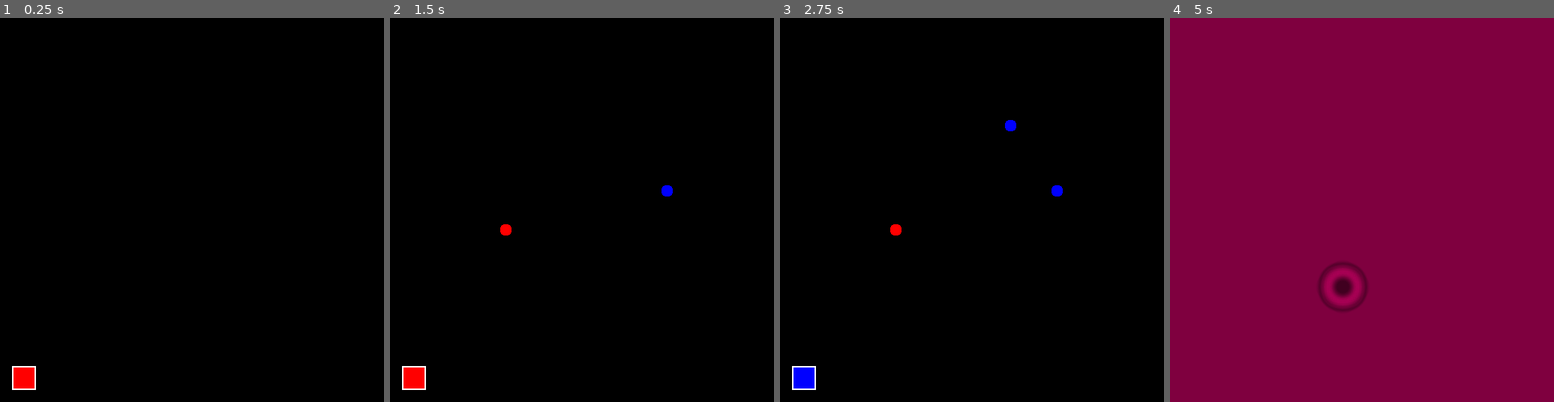
Above: before the commit, frames 1-4 (left to right).
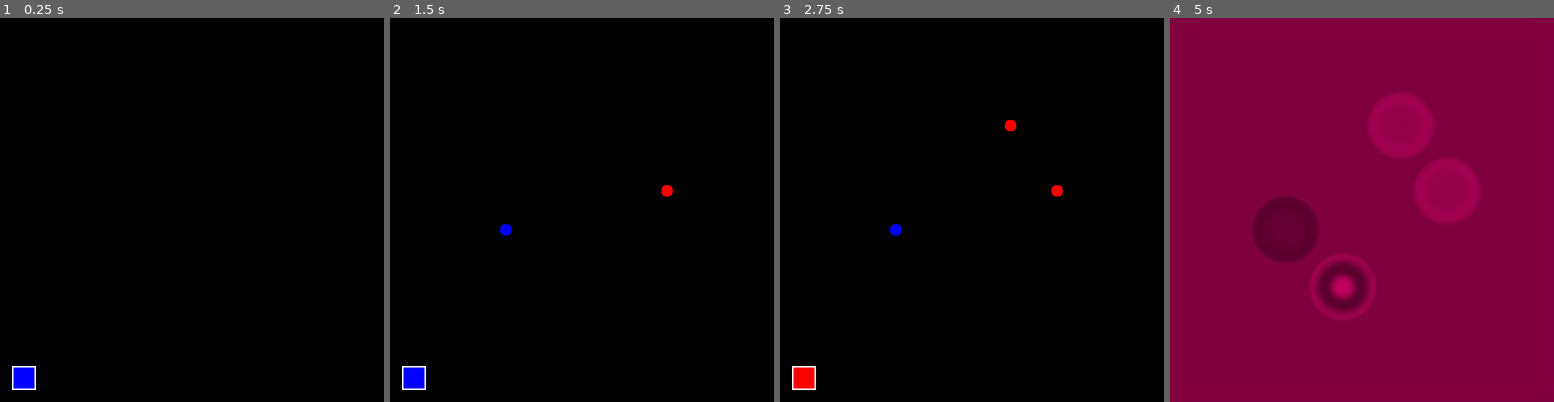
Above: after the commit, the same moments.

Repository: RoquefortCheese/wavesim
Game: Godot game, scene res://main.tscn
The game is run twice, just before and just after one commit, with the same random seed, the same clock (stepped at 60 frames per second) and the same inputs.
Inputs (mouse positions are in pixels of both pictures, inside the frame that each line leads up to):
- Up to frame 1 (0.25 s): no input
- Up to frame 2 (1.5 s): tap Enter at 0.5 s; move the mouse to (666, 190) at 0.52 s; hold Up (paletteup) 0.53-1.28 s; hold Shift (clear) 0.53-1.28 s; click (666, 190) at 0.67 s; tap Space (drawtoggle) at 1.25, 1.35 s; move the mouse to (505, 229) at 1.27 s; hold Down (pallettedown) from 1.28 s (still down); click (505, 229) at 1.42 s
- Up to frame 3 (2.75 s): tap Enter at 2 s; move the mouse to (1010, 125) at 2.02 s; release Down (pallettedown) at 2.03 s; hold Up (paletteup) from 2.03 s (still down); hold W (magnitoggle) from 2.03 s (still down); click (1010, 125) at 2.17 s
- Up to frame 4 (5 s): tap Space (drawtoggle) at 2.75 s; move the mouse to (1342, 286) at 2.77 s; release W (magnitoggle) at 2.78 s; tap Shift (clear) at 2.85 s; click (1342, 286) at 2.92 s; tap Enter at 3.5 s; move the mouse to (1477, 267) at 3.52 s; release Up (paletteup) at 3.53 s; hold Space (drawtoggle) 3.53-4.28 s; hold Down (pallettedown) from 3.53 s (still down); click (1477, 267) at 3.67 s; move the mouse to (1246, 152) at 4.27 s; tap W (magnitoggle) at 4.35 s; click (1246, 152) at 4.42 s

The runs differ from the first frame. In frame 1, 0.3% of the frame differs, in the area x 3-9%, y 91-97%; in frame 2, 0.4%; in frame 3, 0.5%; in frame 4, 5.9%, in the area x 21-81%, y 19-79%.

Commit message:
now reads pixel type from the drawing texture

Diff:
--- a/drawing.gdshader
+++ b/drawing.gdshader
@@ -1,6 +1,6 @@
 shader_type canvas_item;
 uniform sampler2D screen;
-const vec3[4] colors = {vec3(0), vec3(0.75), vec3(1, 0, 0), vec3(0, 0, 1)};
+const vec3[4] colors = {vec3(0), vec3(0.75), vec3(0, 0, 1), vec3(1, 0, 0)};
 
 void fragment() {
 	COLOR.rgb = colors[int(round(texture(screen, UV).x * 8.))];
--- a/main.gd
+++ b/main.gd
@@ -3,8 +3,8 @@
 const pallettecols: Dictionary[Zindex, Color] = {
 	Zindex.STANDARD: Color.BLACK,
 	Zindex.STONE: Color.WHITE * 0.75,
-	Zindex.OSC: Color.RED,
-	Zindex.ANTI: Color.BLUE,
+	Zindex.OSC: Color.BLUE,
+	Zindex.ANTI: Color.RED,
 }
 
 var drawing := false
@@ -22,14 +22,14 @@
 	var zimage: Image = $DrawingRect.texture.get_image()
 	for x in 512:
 		for y in 512:
-			#var zindex = Zindex.STANDARD
-			#var disp = Vector2(x, y) / 256. - Vector2.ONE
-			#if disp.length() < 0.5:
-				#zindex = Zindex.STONE
-			#if (Vector2.ONE - abs(disp)).length() < 2 ** -5.:
-				#zindex = Zindex.OSC
-			var zval: float = round(zimage.get_pixel(x, y).r * 8) / 8.
-			image.set_pixel(x, y, Color(valtostore(0), valtostore(0), zval))
+			##var zindex = Zindex.STANDARD
+			##var disp = Vector2(x, y) / 256. - Vector2.ONE
+			##if disp.length() < 0.5:
+				##zindex = Zindex.STONE
+			##if (Vector2.ONE - abs(disp)).length() < 2 ** -5.:
+				##zindex = Zindex.OSC
+			#var zval: float = round(zimage.get_pixel(x, y).r * 8) / 8.
+			image.set_pixel(x, y, Color(valtostore(0), valtostore(0), 0))
 	$SimViewport/SimShader.material.set_shader_parameter("screen", ImageTexture.create_from_image(image))
 	for frame in 4:
 		await get_tree().process_frame
@@ -39,7 +39,6 @@
 	return (val + 2) / 4
 
 func larpdraw(mousepos: Vector2, image: Image) -> void:
-	print(1)
 	if not lastmousegood:
 		lastmousepos = mousepos
 		lastmousegood = true
@@ -80,7 +79,10 @@
 	else:
 		var image: Image = $SimTexture.texture.get_image()
 		var texture := ImageTexture.create_from_image(image)
+		var pxtype := ImageTexture.create_from_image($DrawingRect.texture.get_image())
 		$SimViewport/SimShader.material.set_shader_parameter("screen", texture)
+		$SimViewport/SimShader.material.set_shader_parameter("pxtype", pxtype)
+		$VisualShader.material.set_shader_parameter("pxtype", pxtype)
 
 func startdrawing() -> void:
 	var bytes := PackedByteArray()
--- a/main.gdshader
+++ b/main.gdshader
@@ -1,6 +1,7 @@
 shader_type canvas_item;
-uniform sampler2D screen;
-const float c2 = 1.;
+uniform highp sampler2D screen;
+uniform sampler2D pxtype;
+const float c2 = 2.;
 const float vm = 0.1;
 const int sampr = 0;
 const float speed = 1.5;
@@ -15,11 +16,19 @@
 	return (val + 2.) / 4.;
 }
 
+float pointpos(vec2 uv, vec2 sps, vec2 disp, int mag) {
+	vec2 point = uv + (disp * float(mag)) * sps;
+	if (min(point.x, point.y) < 0. || max(point.x, point.y) >= 1.) {
+		return 0.;
+	}
+	return storetoval(texture(screen, point).x);
+}
+
 void fragment() {
-	vec3 self = texture(screen, UV).xyz;
+	vec2 self = texture(screen, UV).xy;
 	float pos;
 	float vel;
-	switch (int(self.z * 8.)) {
+	switch (int(round(texture(pxtype, UV).r * 8.))) {
 		case 0:  // standard
 			pos = storetoval(self.x);
 			vel = storetoval(self.y);
@@ -28,9 +37,12 @@
 				for (int delta = -sampr; delta <= sampr; delta++) {
 					vec2 disp = vec2(0);
 					disp[axis] = 1.;
-					float left = storetoval(texture(screen, UV + (disp * float(delta - 1)) * SCREEN_PIXEL_SIZE).x);
-					float middle = storetoval(texture(screen, UV + (disp * float(delta)) * SCREEN_PIXEL_SIZE).x);
-					float right = storetoval(texture(screen, UV + (disp * float(delta + 1)) * SCREEN_PIXEL_SIZE).x);
+					//float left = storetoval(texture(screen, UV + (disp * float(delta - 1)) * SCREEN_PIXEL_SIZE).x);
+					//float middle = storetoval(texture(screen, UV + (disp * float(delta)) * SCREEN_PIXEL_SIZE).x);
+					//float right = storetoval(texture(screen, UV + (disp * float(delta + 1)) * SCREEN_PIXEL_SIZE).x);
+					float left = pointpos(UV, SCREEN_PIXEL_SIZE, disp, delta - 1);
+					float middle = pointpos(UV, SCREEN_PIXEL_SIZE, disp, delta);
+					float right = pointpos(UV, SCREEN_PIXEL_SIZE, disp, delta + 1);
 					float ld = middle - left;
 					float rd = right - middle;
 					float slopeslope = rd - ld;
@@ -59,5 +71,4 @@
 	}
 	COLOR.x = valtostore(pos);
 	COLOR.y = valtostore(vel);
-	COLOR.z = self.z;
 }
--- a/post.gdshader
+++ b/post.gdshader
@@ -1,5 +1,6 @@
 shader_type canvas_item;
-uniform sampler2D screen: hint_screen_texture;
+uniform highp sampler2D screen: hint_screen_texture;
+uniform sampler2D pxtype;
 uniform vec3 wavecolor;
 uniform vec3 magnicolor;
 uniform vec3 stonecolor;
@@ -12,7 +13,7 @@
 
 void fragment() {
 	vec3 self = texture(screen, UV).xyz;
-	switch (int(self.z * 8.)) {
+	switch (int(round(texture(pxtype, UV).r * 8.))) {
 		case 0:
 		case 2:
 		case 3:
